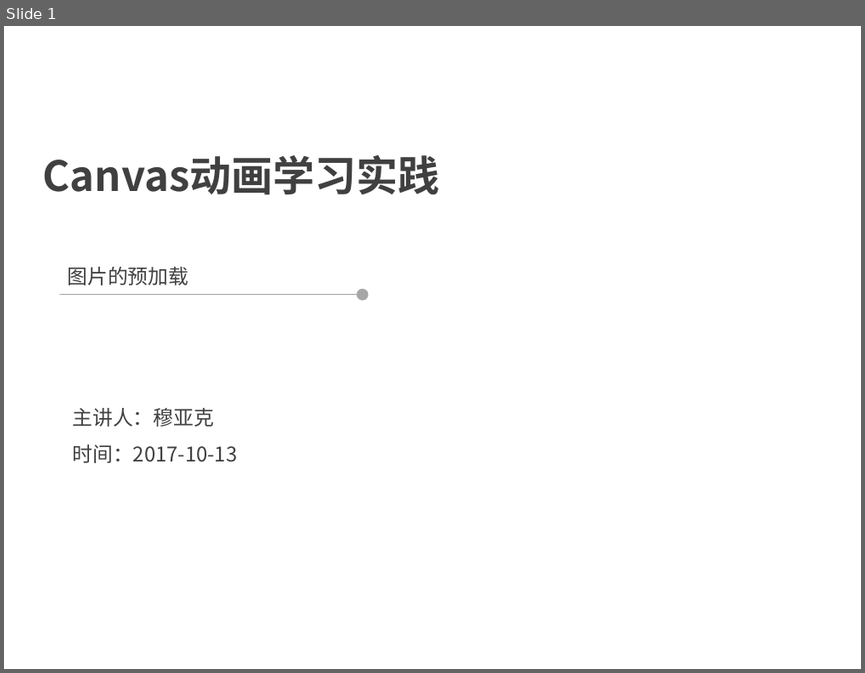
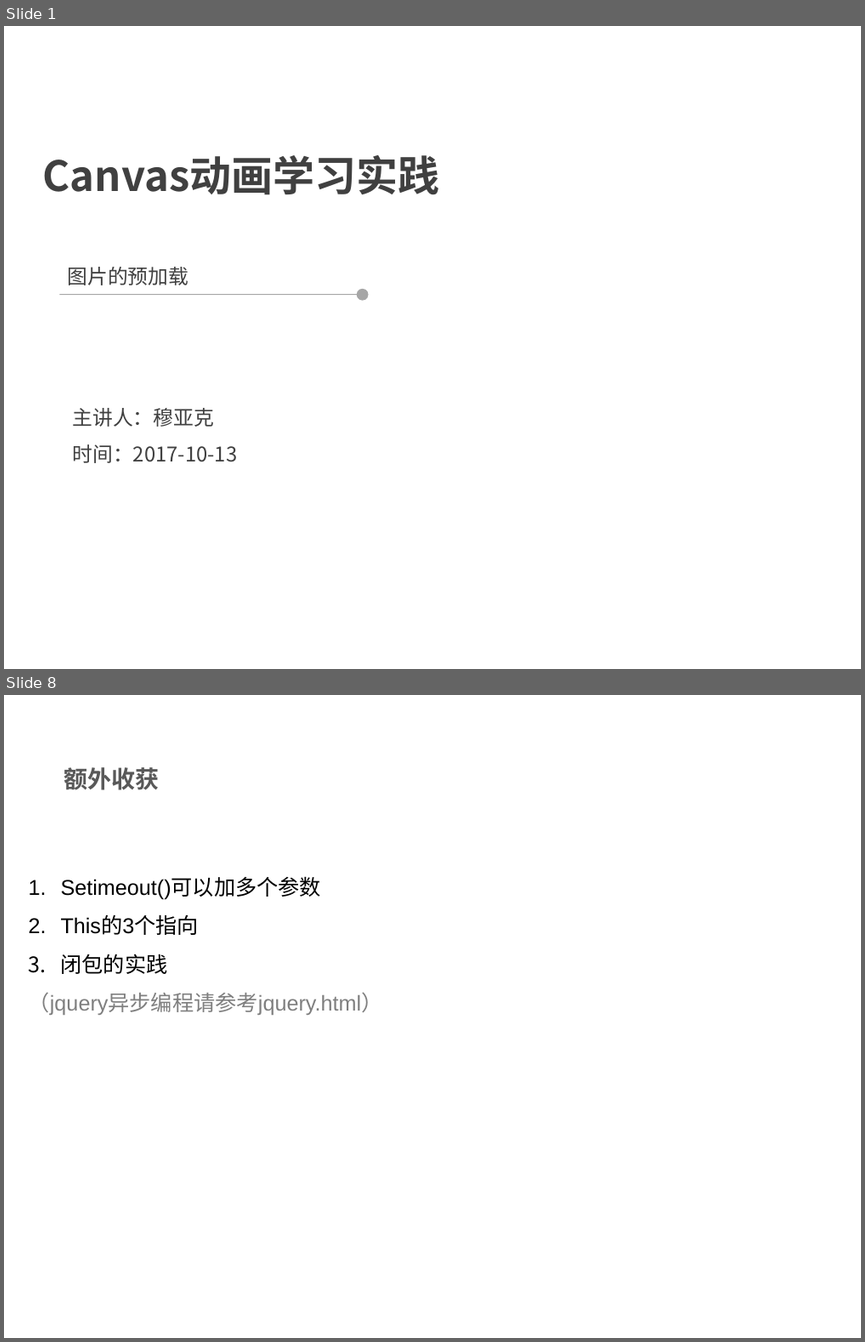
Before and after one commit to muyake/muyake.github.io, a slide deck: js/preload/穆亚克.ppt. Shown one above the other, each under a label of ours: slide 1 before the commit, slides 1 and 8 after it; the slides between them are not shown. The pictures are 865x673 and 865x1342 pixels, drawn with LibreOffice and Linux fonts; fonts in the diff are those of the drawing; background and template pictures are left out. Boxes give left, top, right and bottom in pixels: in the first picture for what was removed or moved away, otherwise in the second. Text is boxed around its words. In the diff, an @@ line names an element or a change of style, - is before the commit and + after.

```diff
--- a/js/preload/穆亚克.ppt
+++ b/js/preload/穆亚克.ppt
@@ slide 8 added at box(4, 695, 861, 1338), background picture (left out) @@
@@ text added at box(64, 767, 159, 790), 20 pt, text #595959, bold @@
+额外收获
@@ text added at box(29, 878, 383, 1015), 18 pt, text #000000 @@
+1. Setimeout()可以加多个参数
+2. This的3个指向
+3. 闭包的实践
+（jquery异步编程请参考jquery.html）
```
Also in this commit, not shown: 6 other slides added, 5 slides removed, 2 other files.
